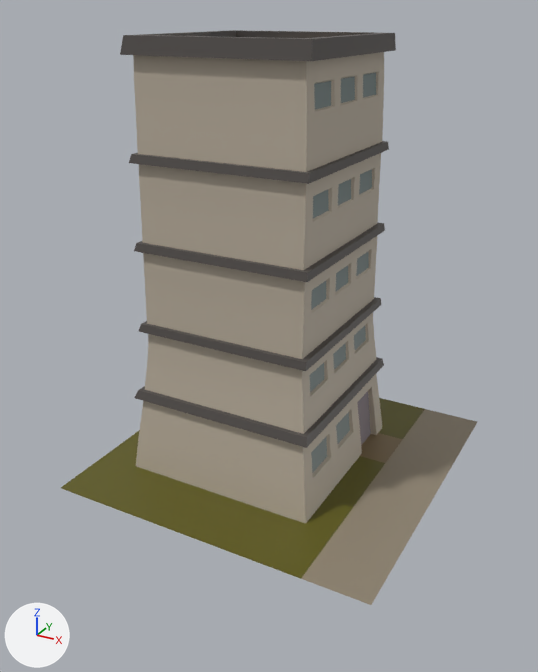
One commit to the FBX model Assets/Models/Apartamento.fbx: the scene before it, then after it.
Both versions are drawn from a 50 mm camera at (1.91, -3.68, 2.64) aimed at (-0.03, -0.15, 0.88). Lighting does not change. The marker at lower left points along +X, +Y and +Z. Where no turn or scale is listed for an object, it has been applied to the vertices.

In view in the first picture: 'Apartamento'.
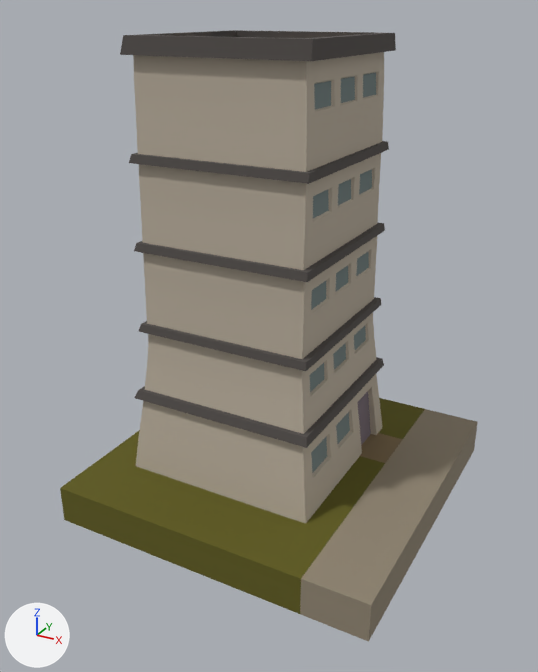
The newer file is also turned or shifted as a whole; pictures and numbers use the older file's frame.

Pixel boxes [x1, y1, x2, y2] of what changed, in the pictures (538 x 672 px):
'Apartamento', reshaped (6% taller): before [61, 30, 477, 605]; after [60, 30, 478, 642]
part 1 of me_apartamento, added (yellow): after [60, 422, 478, 642]

The edits, one by one:
me_apartamento is used by ob_apartamento; location (0.0, 0.0, 0.0).
Verts and faces of me_apartamento; kept vertices keep their numbers, new ones are numbered from 576.
Before the commit, vertices of me_apartamento: 566 (-1.0, -1.0, 0.0) at pixel (60, 488), 567 (1.0, -1.0, 0.0) at pixel (371, 604), 568 (-1.0, 1.0, 0.0), 569 (1.0, 1.0, 0.0) at pixel (477, 421), 574 (0.62, -1.0, 0.0) at pixel (300, 578).
Before the commit, vertices of me_apartamento: 575 (0.62, 1.0, 0.0) at pixel (425, 408).
me_apartamento had 576 vertices, 549 faces and spanned x -1.0..1.0, y -1.0..1.0, z 0.0..2.52.
me_apartamento now has 582 vertices, 557 faces and spans x -1.0..1.0, y -1.0..1.0, z -0.23..2.52.
Part 1, on me_apartamento:
New vertices 576 to 581 stand at vertices 566 to 569, 574, 575, in that order, plus (0.0, 0.0, -0.23).
New faces: (577, 580, 581, 579), (576, 578, 581, 580), (567, 577, 579, 569), (566, 568, 578, 576), (568, 575, 581, 578), (569, 579, 581, 575).
New faces: (566, 576, 580, 574), (567, 574, 580, 577).
